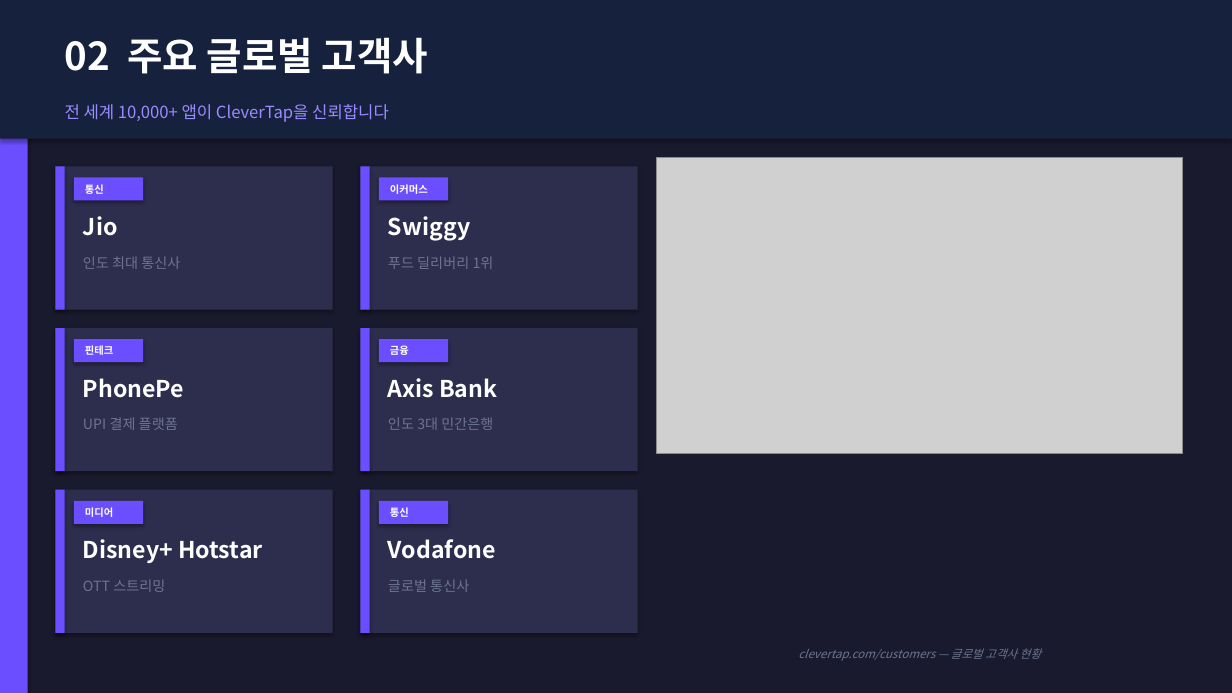
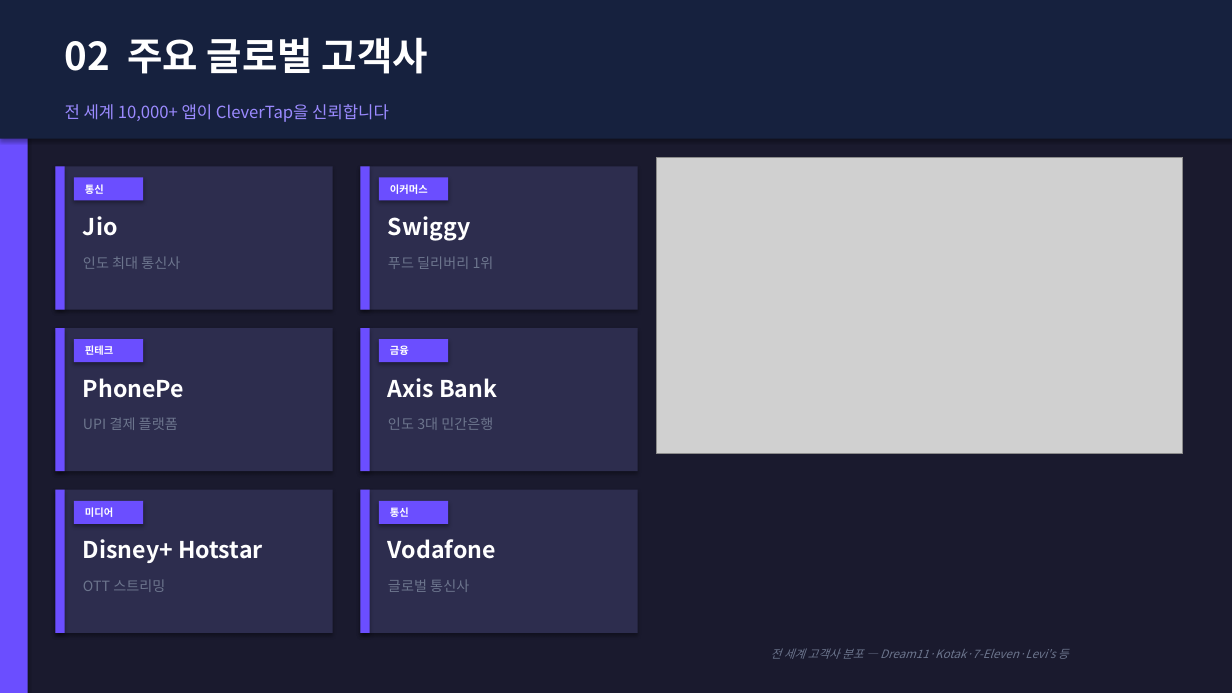
Before and after one commit to redskio/pepper, a slide deck: slide 4 of output/clevertap_proposal_kr_v5.pptx. Drawn at 1232x693 pixels with LibreOffice and Linux fonts; fonts in the diff are those of the drawing; grey boxes stand for pictures. Boxes give left, top, right and bottom in pixels: in the first picture for what was removed or moved away, otherwise in the second. Text is boxed around its words. In the diff, an @@ line names an element or a change of style, - is before the commit and + after.

```diff
--- a/output/clevertap_proposal_kr_v5.pptx
+++ b/output/clevertap_proposal_kr_v5.pptx
@@ text at box(771, 648, 1069, 659): text changed @@
-clevertap.com/customers — 글로벌 고객사 현황
+전 세계 고객사 분포 — Dream11·Kotak·7-Eleven·Levi's 등
```
Also in this commit, not shown: 9 other slides changed, 4 other files.
